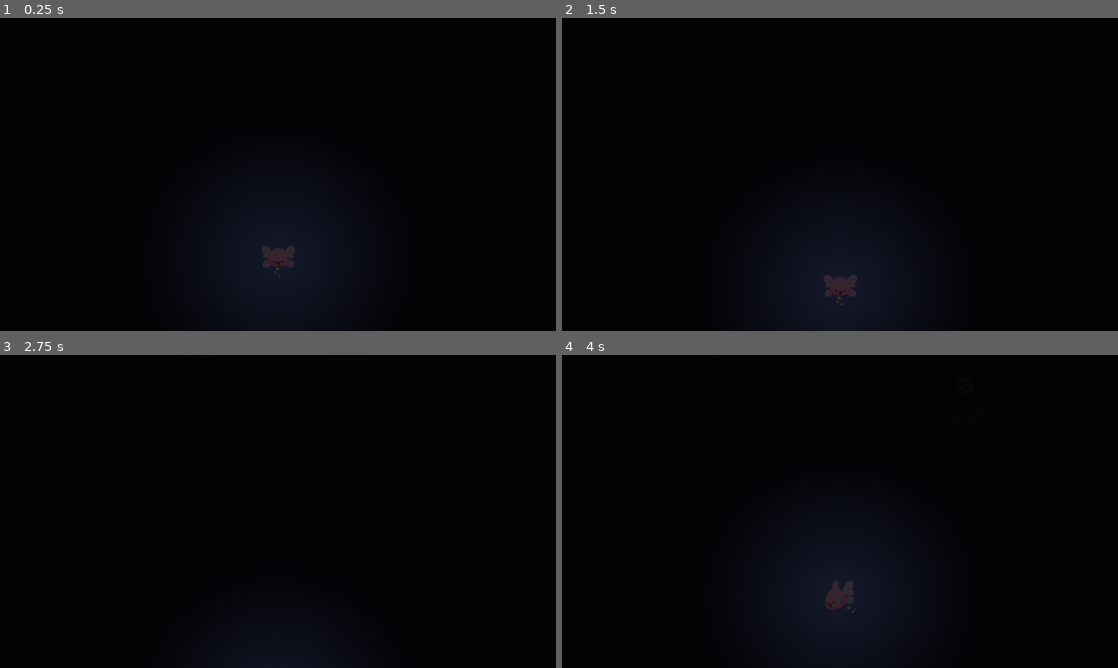
Above: before the commit, frames 1-4 (two rows, left to right).
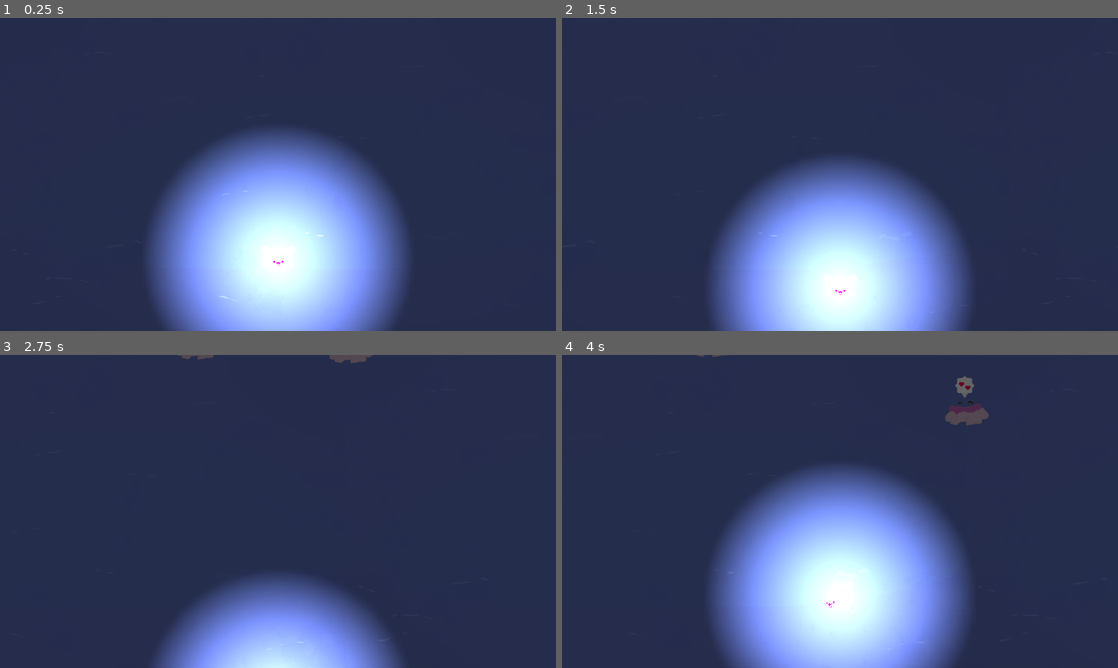
Above: after the commit, the same moments.

Repository: maxi-rv/wgj-2025-war-of-the-bichitos
Game: Godot game, scene res://Scenes/Levels/maze_01.tscn
The game is run twice, just before and just after one commit, with the same random seed, the same clock (stepped at 60 frames per second) and the same inputs. This scene is started directly instead of the project's main scene.
Inputs:
- Up to frame 1 (0.25 s): no input
- Up to frame 2 (1.5 s): tap Enter at 0.5 s; hold D (move_right) 0.53-1.28 s; tap Space at 1.25 s; hold S (move_down) from 1.28 s (still down)
- Up to frame 3 (2.75 s): release S (move_down) at 2.03 s; hold D (move_right) from 2.03 s (still down)
- Up to frame 4 (4 s): release D (move_right) at 2.78 s; hold W (move_up) 2.78-3.53 s; hold A (move_left) from 3.53 s (still down)

The runs differ from the first frame. In frame 1, 100% of the frame differs, in the area x 0-100%, y 0-100%; in frame 2, 100%; in frame 3, 100%; in frame 4, 100%.

Commit message:
pearl scene score manager -pearl counter

Diff:
--- a/Scenes/Levels/maze_01.tscn
+++ b/Scenes/Levels/maze_01.tscn
@@ -21,7 +21,6 @@
 outlines = Array[PackedVector2Array]([PackedVector2Array(-919, -511, 930, -515, 916, 510, -921, 513)])
 
 [node name="Maze_01" type="Node2D"]
-modulate = Color(0.0768358, 0.0768358, 0.0768358, 1)
 y_sort_enabled = true
 script = ExtResource("1_y2vf1")
 
--- /dev/null
+++ b/Scenes/perla.tscn
@@ -0,0 +1,17 @@
+[gd_scene load_steps=4 format=3 uid="uid://dwri073pa31u"]
+
+[ext_resource type="Script" uid="uid://bl8cvk88m4436" path="res://Scripts/perla.gd" id="1_me4f6"]
+[ext_resource type="Texture2D" uid="uid://degkw0i2meaf7" path="res://Assets/placeholders/icon.svg" id="2_tba2v"]
+
+[sub_resource type="CircleShape2D" id="CircleShape2D_cxudt"]
+
+[node name="Perla" type="Area2D"]
+script = ExtResource("1_me4f6")
+
+[node name="Sprite2D" type="Sprite2D" parent="."]
+texture = ExtResource("2_tba2v")
+
+[node name="CollisionShape2D" type="CollisionShape2D" parent="."]
+shape = SubResource("CircleShape2D_cxudt")
+
+[connection signal="area_entered" from="." to="." method="_on_area_entered"]
--- /dev/null
+++ b/Scripts/perla.gd
@@ -0,0 +1,11 @@
+extends Area2D
+
+func _ready():
+	pass
+
+func _on_area_entered(area):
+	var areaParent = area.get_parent()
+	if areaParent is Player:
+		ScoreManager._on_score_change()
+		print("Tengo", ScoreManager.pearl_score, "perlas")
+		queue_free()
--- a/Scripts/player.gd
+++ b/Scripts/player.gd
@@ -50,7 +50,6 @@
 		area_2d_collision_shape_2d.position.x = -60
 		area_2d_collision_shape_2d.position.y = 32
 
-
 func _on_area_2d_area_entered(area: Area2D):
 	var areaParent = area.get_parent()
 	if areaParent is Bichito:
--- /dev/null
+++ b/Scripts/score_manager.gd
@@ -0,0 +1,13 @@
+extends Node
+
+signal pearl_score_change()
+
+var pearl_score = 0
+
+func _on_score_change():
+	pearl_score += 1
+	emit_signal("pearl_score_change", pearl_score)
+
+func _reset_score():
+	pearl_score = 0
+	emit_signal("pearl_score_change", pearl_score)
--- a/project.godot
+++ b/project.godot
@@ -14,6 +14,10 @@
 run/main_scene="uid://0rk0el4c2bg1"
 config/features=PackedStringArray("4.4", "Mobile")
 config/icon="res://Assets/placeholders/icon.svg"
+
+[autoload]
+
+ScoreManager="*res://scripts/score_manager.gd"
 
 [display]
 
Not shown, added: Scripts/perla.gd.uid
Not shown, added: Scripts/score_manager.gd.uid
